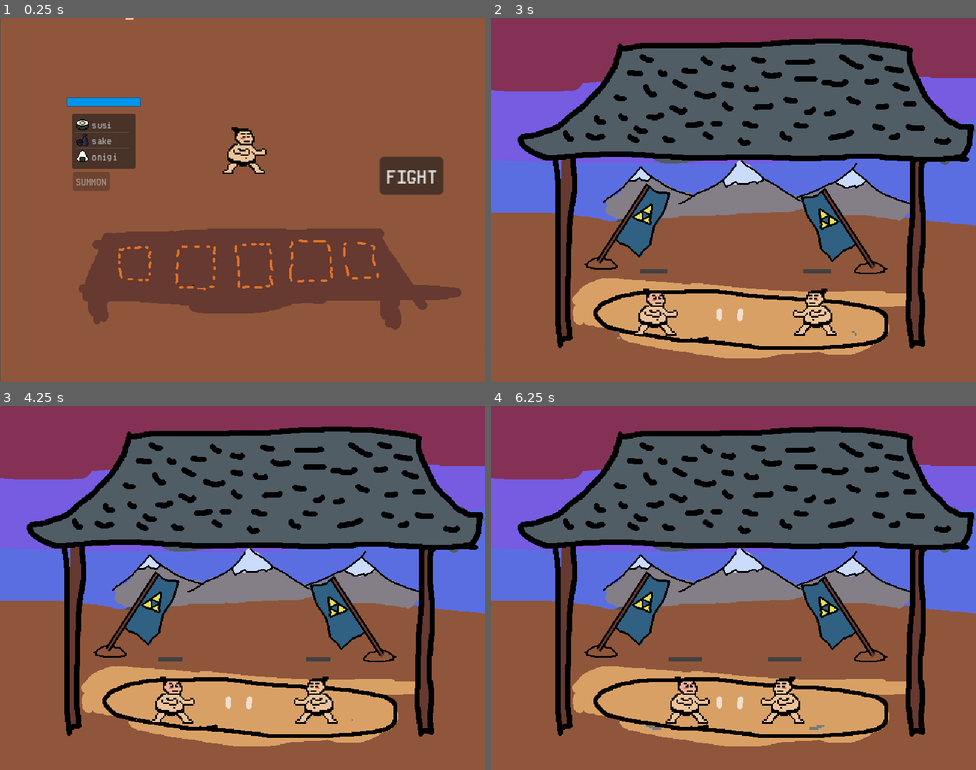
Above: before the commit, frames 1-4 (two rows, left to right).
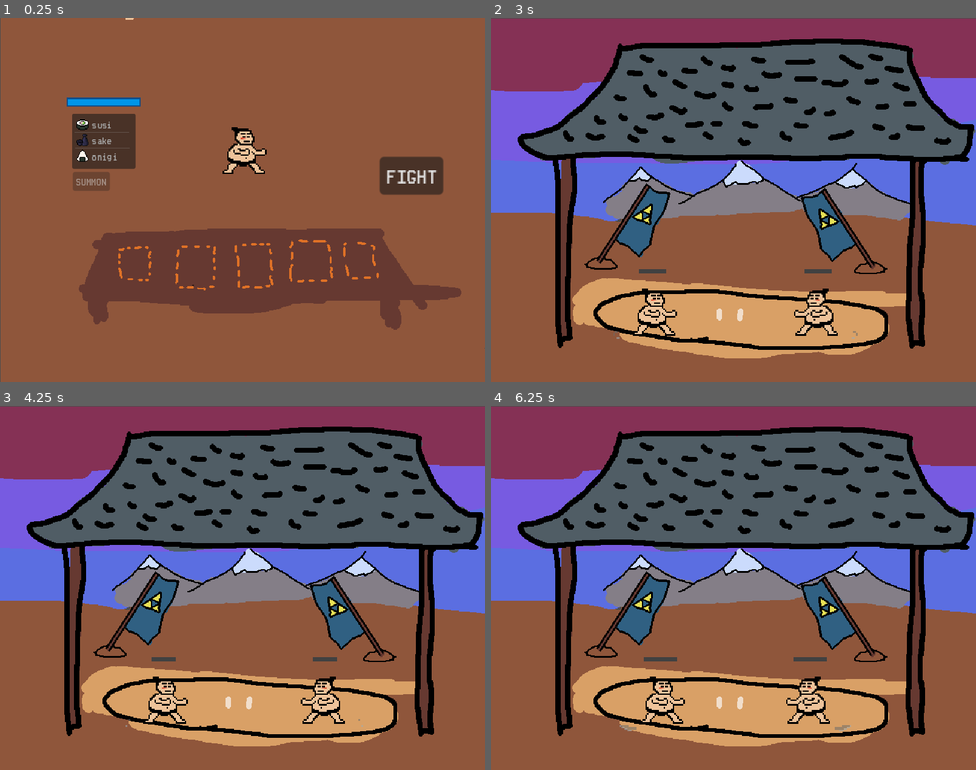
Above: after the commit, the same moments.

Repository: bliny-lynx/sumo-ring
Game: Godot game, scene res://scene/lockerroom.tscn
Same seed, same stepped clock (60 frames per second), same inputs: the game is played once before the commit and once after it.
Inputs (mouse positions are in pixels of both pictures, inside the frame that each line leads up to):
- Up to frame 1 (0.25 s): no input
- Up to frame 2 (3 s): click "FIGHT" at 0.5 s; tap Enter at 1.25 s; move the mouse to (840, 181) at 1.27 s; click (840, 181) at 1.42 s; move the mouse to (636, 218) at 2.02 s; click (636, 218) at 2.17 s; move the mouse to (782, 119) at 2.77 s; click (782, 119) at 2.92 s
- Up to frame 3 (4.25 s): move the mouse to (218, 660) at 3.52 s; click (218, 660) at 3.67 s
- Up to frame 4 (6.25 s): move the mouse to (879, 642) at 4.27 s; click (879, 642) at 4.42 s; move the mouse to (588, 533) at 5.02 s; click (588, 533) at 5.17 s; move the mouse to (757, 588) at 5.77 s; click (757, 588) at 5.92 s

The runs differ from the first frame. In frame 1, less than 0.1% of the frame differs, in the area x 13-29%, y 22-25%; in frame 2, 0.4%; in frame 3, 1.3%; in frame 4, 2.5%, in the area x 26-75%, y 69-90%.

Commit message:
update lol

Diff:
--- a/scene/fat_man.tscn
+++ b/scene/fat_man.tscn
@@ -6,8 +6,8 @@
 [ext_resource type="Texture2D" uid="uid://btn6e3qfvwiye" path="res://sprite/fat_man_humala.png" id="4_tmtpy"]
 [ext_resource type="Texture2D" uid="uid://dqnyje8gae384" path="res://sprite/drunk_fall.png" id="5_8div0"]
 [ext_resource type="Texture2D" uid="uid://4sd74c5h1hsc" path="res://sprite/dustspin.png" id="5_v8l13"]
-[ext_resource type="Texture2D" uid="uid://c71rpn7qnyqrp" path="res://sprite/fat_man_sammuminen.png" id="6_0avyi"]
 [ext_resource type="Texture2D" uid="uid://gpmrdr6e280o" path="res://sprite/fat_man_recover.png" id="7_myjl0"]
+[ext_resource type="Texture2D" uid="uid://c7jtv2i3qielt" path="res://sprite/kupla.png" id="8_euxl0"]
 
 [sub_resource type="PhysicsMaterial" id="PhysicsMaterial_c6bnm"]
 friction = 0.85
@@ -80,9 +80,9 @@
 atlas = ExtResource("5_8div0")
 region = Rect2(96, 0, 32, 32)
 
-[sub_resource type="AtlasTexture" id="AtlasTexture_btasn"]
-atlas = ExtResource("6_0avyi")
-region = Rect2(0, 0, 128, 128)
+[sub_resource type="AtlasTexture" id="AtlasTexture_t3p66"]
+atlas = ExtResource("5_8div0")
+region = Rect2(96, 0, 32, 32)
 
 [sub_resource type="AtlasTexture" id="AtlasTexture_2myjc"]
 atlas = ExtResource("7_myjl0")
@@ -172,7 +172,7 @@
 }, {
 "frames": [{
 "duration": 1.0,
-"texture": SubResource("AtlasTexture_btasn")
+"texture": SubResource("AtlasTexture_t3p66")
 }],
 "loop": true,
 "name": &"passed_out",
@@ -253,7 +253,86 @@
 "speed": 15.0
 }]
 
+[sub_resource type="AtlasTexture" id="AtlasTexture_auhyf"]
+atlas = ExtResource("8_euxl0")
+region = Rect2(0, 0, 16, 16)
+
+[sub_resource type="AtlasTexture" id="AtlasTexture_ivtbq"]
+atlas = ExtResource("8_euxl0")
+region = Rect2(16, 0, 16, 16)
+
+[sub_resource type="AtlasTexture" id="AtlasTexture_0u40e"]
+atlas = ExtResource("8_euxl0")
+region = Rect2(32, 0, 16, 16)
+
+[sub_resource type="AtlasTexture" id="AtlasTexture_bt5ns"]
+atlas = ExtResource("8_euxl0")
+region = Rect2(48, 0, 16, 16)
+
+[sub_resource type="AtlasTexture" id="AtlasTexture_fsp25"]
+atlas = ExtResource("8_euxl0")
+region = Rect2(64, 0, 16, 16)
+
+[sub_resource type="AtlasTexture" id="AtlasTexture_swsvr"]
+atlas = ExtResource("8_euxl0")
+region = Rect2(80, 0, 16, 16)
+
+[sub_resource type="AtlasTexture" id="AtlasTexture_ikvid"]
+atlas = ExtResource("8_euxl0")
+region = Rect2(96, 0, 16, 16)
+
+[sub_resource type="AtlasTexture" id="AtlasTexture_j1fwj"]
+atlas = ExtResource("8_euxl0")
+region = Rect2(112, 0, 16, 16)
+
+[sub_resource type="AtlasTexture" id="AtlasTexture_2ogqh"]
+atlas = ExtResource("8_euxl0")
+region = Rect2(128, 0, 16, 16)
+
+[sub_resource type="AtlasTexture" id="AtlasTexture_e3xg6"]
+atlas = ExtResource("8_euxl0")
+region = Rect2(144, 0, 16, 16)
+
+[sub_resource type="SpriteFrames" id="SpriteFrames_aqyxh"]
+animations = [{
+"frames": [{
+"duration": 1.0,
+"texture": SubResource("AtlasTexture_auhyf")
+}, {
+"duration": 1.0,
+"texture": SubResource("AtlasTexture_ivtbq")
+}, {
+"duration": 1.0,
+"texture": SubResource("AtlasTexture_0u40e")
+}, {
+"duration": 1.0,
+"texture": SubResource("AtlasTexture_bt5ns")
+}, {
+"duration": 1.0,
+"texture": SubResource("AtlasTexture_fsp25")
+}, {
+"duration": 1.0,
+"texture": SubResource("AtlasTexture_swsvr")
+}, {
+"duration": 1.0,
+"texture": SubResource("AtlasTexture_ikvid")
+}, {
+"duration": 1.0,
+"texture": SubResource("AtlasTexture_j1fwj")
+}, {
+"duration": 1.0,
+"texture": SubResource("AtlasTexture_2ogqh")
+}, {
+"duration": 1.0,
+"texture": SubResource("AtlasTexture_e3xg6")
+}],
+"loop": true,
+"name": &"default",
+"speed": 10.0
+}]
+
 [node name="FatMan" type="RigidBody2D" groups=["wrestlers"]]
+mass = 86.48
 physics_material_override = SubResource("PhysicsMaterial_c6bnm")
 gravity_scale = 1.66533e-16
 script = ExtResource("1_2fept")
@@ -269,7 +348,6 @@
 [node name="Sprite2D" type="AnimatedSprite2D" parent="."]
 scale = Vector2(2, 2)
 sprite_frames = SubResource("SpriteFrames_v6vv6")
-animation = &"recover"
 autoplay = "default"
 
 [node name="Line2D" type="Line2D" parent="."]
@@ -280,10 +358,17 @@
 
 [node name="Dustspin" type="AnimatedSprite2D" parent="."]
 visible = false
-modulate = Color(1, 1, 1, 0.756863)
+modulate = Color(1, 1, 1, 0.545098)
 position = Vector2(-46, 32)
 scale = Vector2(2, 2)
 sprite_frames = SubResource("SpriteFrames_1oxos")
 frame_progress = 1.0
 
+[node name="Statuseffect" type="AnimatedSprite2D" parent="."]
+visible = false
+position = Vector2(-22, -32)
+sprite_frames = SubResource("SpriteFrames_aqyxh")
+autoplay = "default"
+
 [connection signal="timeout" from="ImpulseCooldown" to="." method="_on_impulse_cooldown_timeout"]
+[connection signal="animation_finished" from="Sprite2D" to="." method="_on_sprite_2d_animation_finished"]
--- a/scene/sumo_circle.gd
+++ b/scene/sumo_circle.gd
@@ -3,7 +3,9 @@
 
 # Called when the node enters the scene tree for the first time.
 func _ready():
+    Gamestate.phase = Gamestate.Phase.BATTLE
     $Timer.start()
+    get_tree().call_group("wrestlers", "setup")
 
 # Called every frame. 'delta' is the elapsed time since the previous frame.
 func _process(_delta):
--- a/script/FatMan.gd
+++ b/script/FatMan.gd
@@ -1,13 +1,13 @@
 extends RigidBody2D
 
-enum {STAGED, MOVING}
+enum {STAGED, MOVING, DOWNED}
 
 var state: = STAGED # essentially paused, the characters spawn first and then run at each other
 @export var facing_right = true
 var direction = Vector2.RIGHT
 @onready var impulse_cd = $ImpulseCooldown
 @onready var progress_bar = $Line2D
-var power = 7
+var power = 150
 var size = 2.0
 var target_size = 2.0
 var inebriation = 0
@@ -18,30 +18,50 @@
 var next_anim = null
 
 func _ready():
-    # TODO scratch all this
+    # TODO(code) scratch all this
     if not facing_right:
         $Dustspin.flip_h = true
         $Dustspin.position.x = -$Dustspin.position.x
         direction = Vector2.LEFT
         $Sprite2D.flip_h = true
-    else:
-        $Sprite2D.play("drunk")
+
+func setup():
+    if Gamestate.phase != Gamestate.Phase.BATTLE:
+        return
+    if not facing_right:
+        return
+    var status = Gamestate.status_effects()
+    print_debug("before setup size: ", size, " power: ", power, " drunk: ", inebriation)
+    drink(status["inebriation"])
+    target_size += status["weight"]
+    power += status["strength"]
+    size = target_size
+    print_debug("after setup size: ", size, " power: ", power, " drunk: ", inebriation)
 
 func unstage():
     impulse_cd.start()
     state = MOVING
 
 func downed():
-    return inebriation >= len(drunk_anims) - 1
+    return state == DOWNED
 
 func recover():
+    print_debug("recovering...")
     $Sprite2D.play("recover")
     next_anim = "drunk"
+    inebriation -= 1
+    if Gamestate.phase == Gamestate.Phase.BATTLE:
+        state = MOVING
+        impulse_cd.start()
 
-func drink():
-    inebriation += 1
+func drink(amount=1):
+    inebriation += amount
     if inebriation < len(drunk_anims):
         $Sprite2D.play(drunk_anims[inebriation])
+    if inebriation >= len(drunk_anims) - 1:
+        $Sprite2D.play(drunk_anims[-1])
+        next_anim = "passed_out"
+        state = DOWNED
     if downed():
         impulse_cd.stop()
 
@@ -52,7 +72,7 @@
     target_size += amount
     tween.tween_property(self, "size", target_size, 0.5)
 
-# Called every frame. 'delta' is the elapsed time since the previous frame.
+
 func _process(_delta):
     for g in growables:
         g.scale = Vector2(size, size)
@@ -67,3 +87,9 @@
     if facing_right:
         power += randf_range(0, 2)
     power += randf_range(-1, 1)
+
+
+func _on_sprite_2d_animation_finished():
+    if next_anim != null:
+        $Sprite2D.play(next_anim)
+    next_anim = null
--- a/script/gamestate.gd
+++ b/script/gamestate.gd
@@ -1,5 +1,7 @@
 extends Node
 
+enum Phase {INTRO, LOCKER, BATTLE}
+var phase = Phase.INTRO
 enum Item {SUSI, SAKE, ONIGIRI, FAIL_SUMMON = -1}
 var equipped_items = []
 var mana = 10.0
@@ -8,7 +10,7 @@
     Item.SUSI: {
         "description": "+weight\n+strength\n4 mana",
         "cost": 4,
-        "growth": 0.3,
+        "growth": 0.2,
         "alcohol": null,
         "strength": 0.5,
         "texture": "res://sprite/Sushirulla.png"
@@ -24,7 +26,7 @@
     Item.ONIGIRI: {
         "description": "++weight\n3 mana",
         "cost": 3,
-        "growth": 0.7,
+        "growth": 0.4,
         "strength": 0.1,
         "alcohol": null,
         "texture": "res://sprite/Onigiri.png"
@@ -32,17 +34,24 @@
 }
 
 func status_effects():
+    if phase < Phase.BATTLE:
+        print_debug("not yet battle")
+        return null
     var weight_effect = 0.0
     var alcohol = 0
+    var strength = 0.0
     for item in equipped_items:
         if item["growth"]: weight_effect += item["growth"]
         if item["alcohol"]: alcohol += item["alcohol"]
+        if item["strength"]: strength += item["strength"]
     return {
         "weight": weight_effect,
-        "inebriation": alcohol
+        "inebriation": alcohol,
+        "strength": strength
     }
 
 func _ready():
+    phase = Phase.INTRO
     mana = max_mana
 
 func equip(item):
@@ -53,7 +62,3 @@
 
 func get_mana_per_cent():
     return (mana / max_mana) * 100
-
-
-func _process(_delta):
-    pass
--- a/script/lockerroom.gd
+++ b/script/lockerroom.gd
@@ -12,6 +12,7 @@
     $TextureProgressBar.value = Gamestate.get_mana_per_cent()
     $FatMan.get_node("Sprite2D").play("default")
     $FatMan.get_node("Sprite2D").stop()
+    Gamestate.phase = Gamestate.Phase.LOCKER
 
 
 # Called every frame. 'delta' is the elapsed time since the previous frame.
Not shown: 1 places in scene/fat_man.tscn that only renumber resources
Binary file removed: sprite/fat_man_sammuminen.png
Binary file added: sprite/kupla.png
Not shown, changed: sprite/kupla.png.import
Binary file changed: sprite/manabar.png
